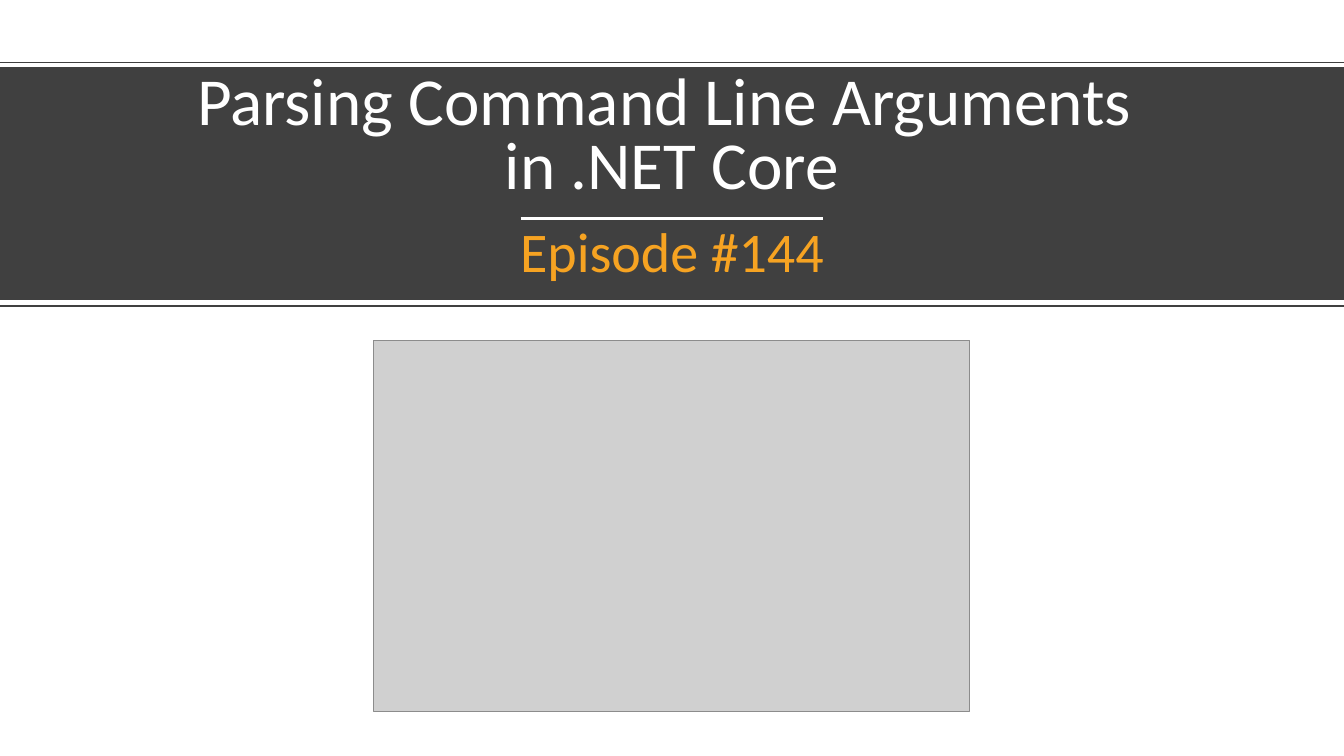
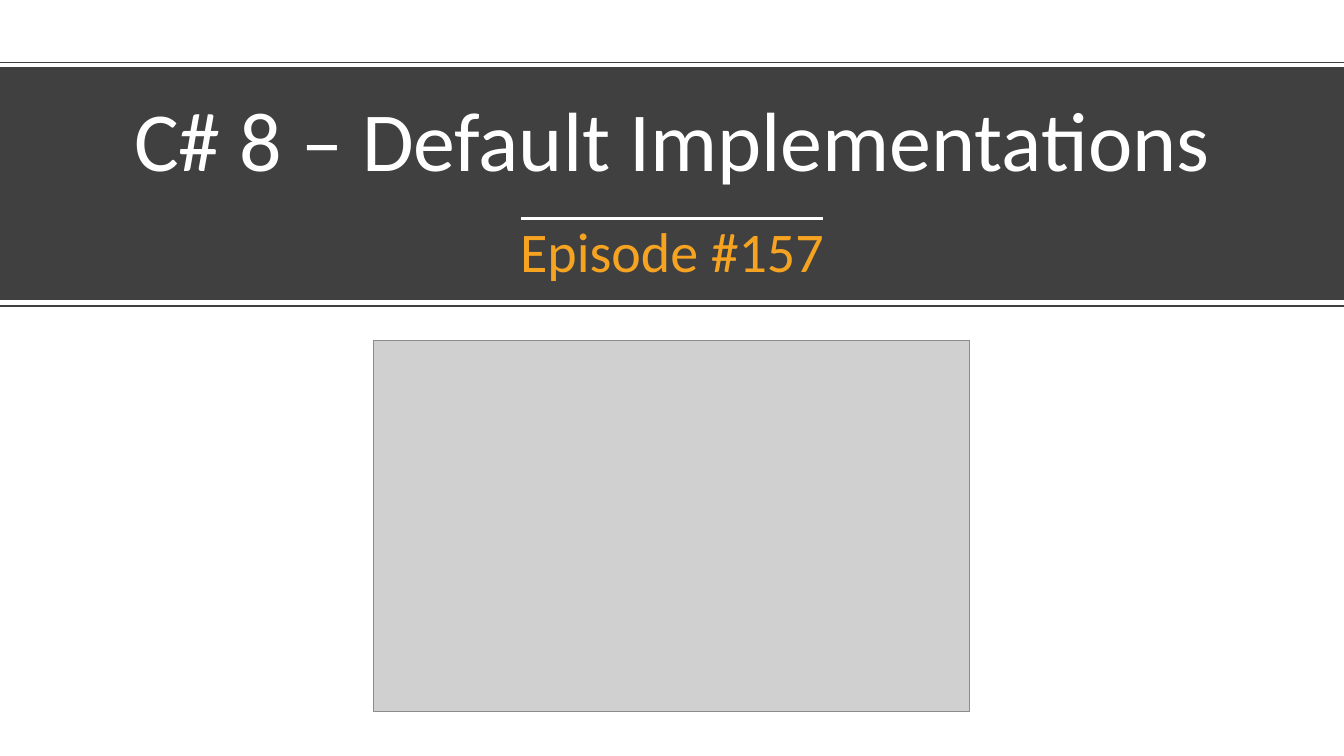
Before and after one commit to AspNetMonsters/website, a slide deck: slide 1 of media/ThumbnailTemplate.pptx (slide 2 before the commit). Drawn at 1344x756 pixels with LibreOffice and Linux fonts; fonts in the diff are those of the drawing; grey boxes stand for pictures. Boxes give left, top, right and bottom in pixels: in the first picture for what was removed or moved away, otherwise in the second. Text is boxed around its words. In the diff, an @@ line names an element or a change of style, - is before the commit and + after.

```diff
--- a/media/ThumbnailTemplate.pptx
+++ b/media/ThumbnailTemplate.pptx
@@ text "C# 8 – Default Implementations" at [134,112,1209,185]: vertical alignment top to middle @@
@@ text at [134,112,1209,185]: text changed; size 48 to 60 pt @@
-Parsing Command Line Arguments
-in .NET Core
+C# 8 – Default Implementations
@@ text at [520,233,824,281]: text changed @@
-Episode #144
+Episode #157
```
Also in this commit, not shown: 1 slide removed, 2 other files.
